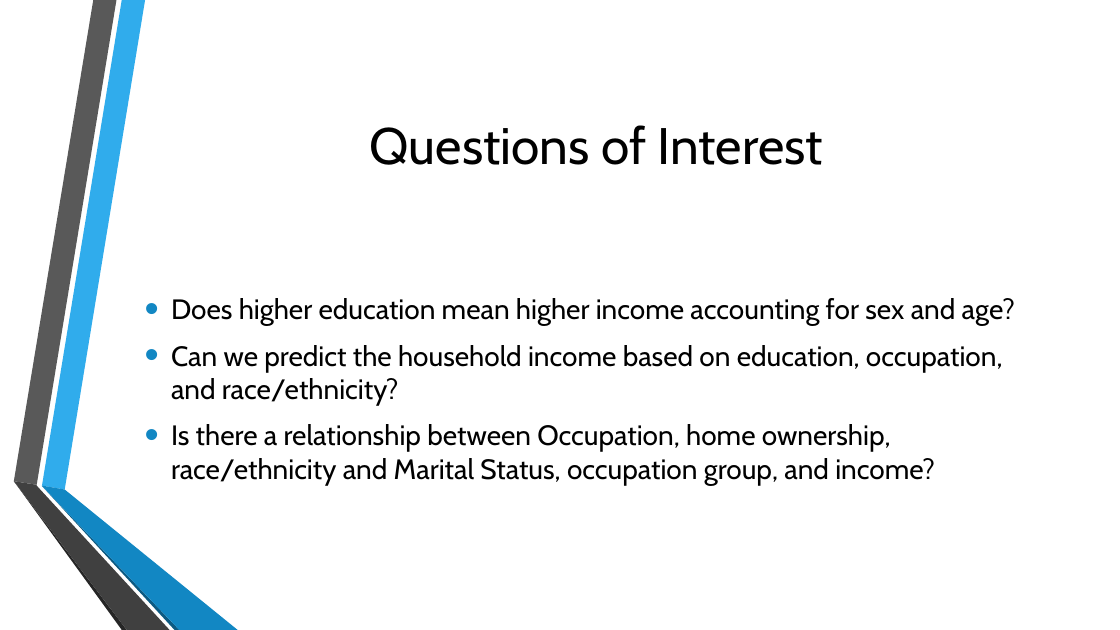
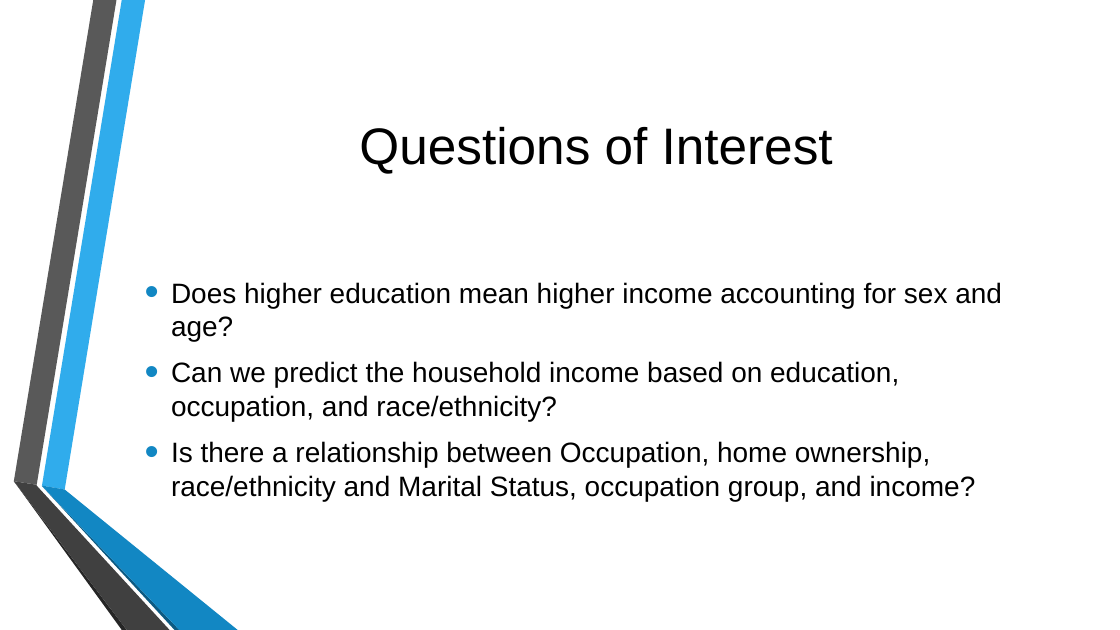
Before and after one commit to hutchiss911/group-4-ST-538-OSU-PROJ-1, a slide deck: slide 3 of Data Wizards Project #1.pptx (slide 2 before the commit). Drawn at 1120x630 pixels with LibreOffice and Linux fonts; fonts in the diff are those of the drawing; background and template pictures are left out. Boxes give left, top, right and bottom in pixels: in the first picture for what was removed or moved away, otherwise in the second. Text is boxed around its words. In the diff, an @@ line names an element or a change of style, - is before the commit and + after.

Commit message:
Font changes, variables listed in explanation.

```diff
--- a/Data Wizards Project #1.pptx
+++ b/Data Wizards Project #1.pptx
@@ title "Questions of Interest" at box(359, 126, 833, 174): font Cabin to Arial @@
@@ text "Does higher education mean higher ..." at box(171, 282, 1002, 501): font Cabin to Arial @@
```
Also in this commit, not shown: 11 other slides changed.
